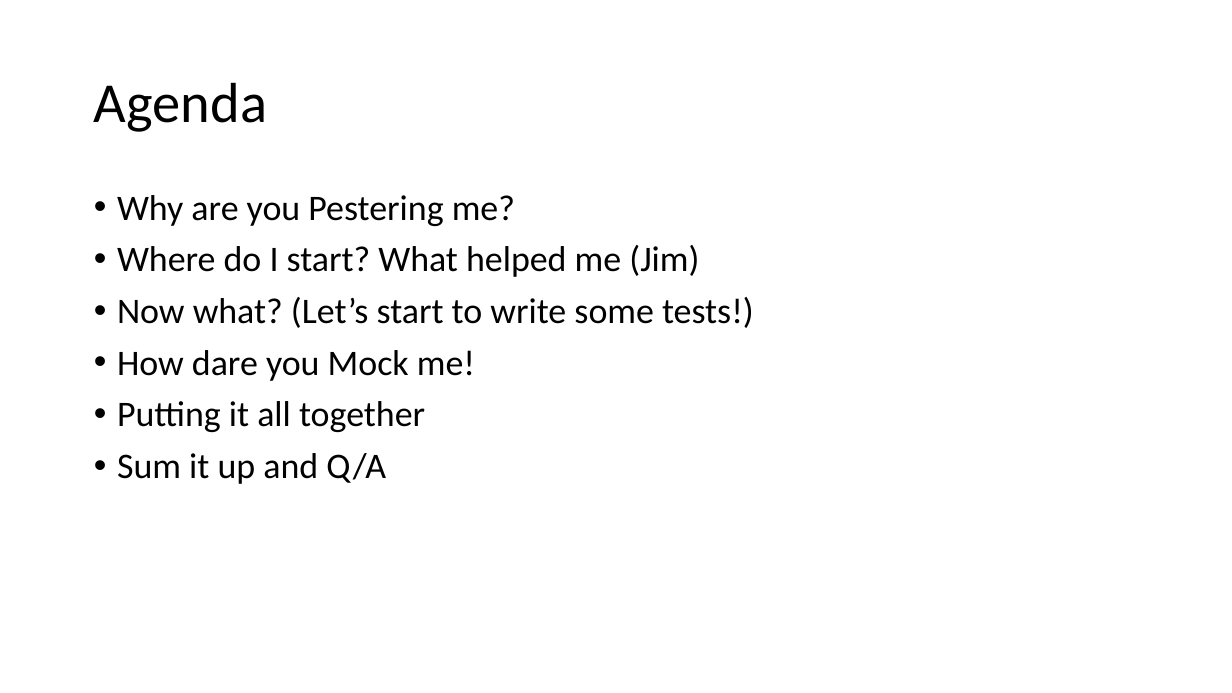
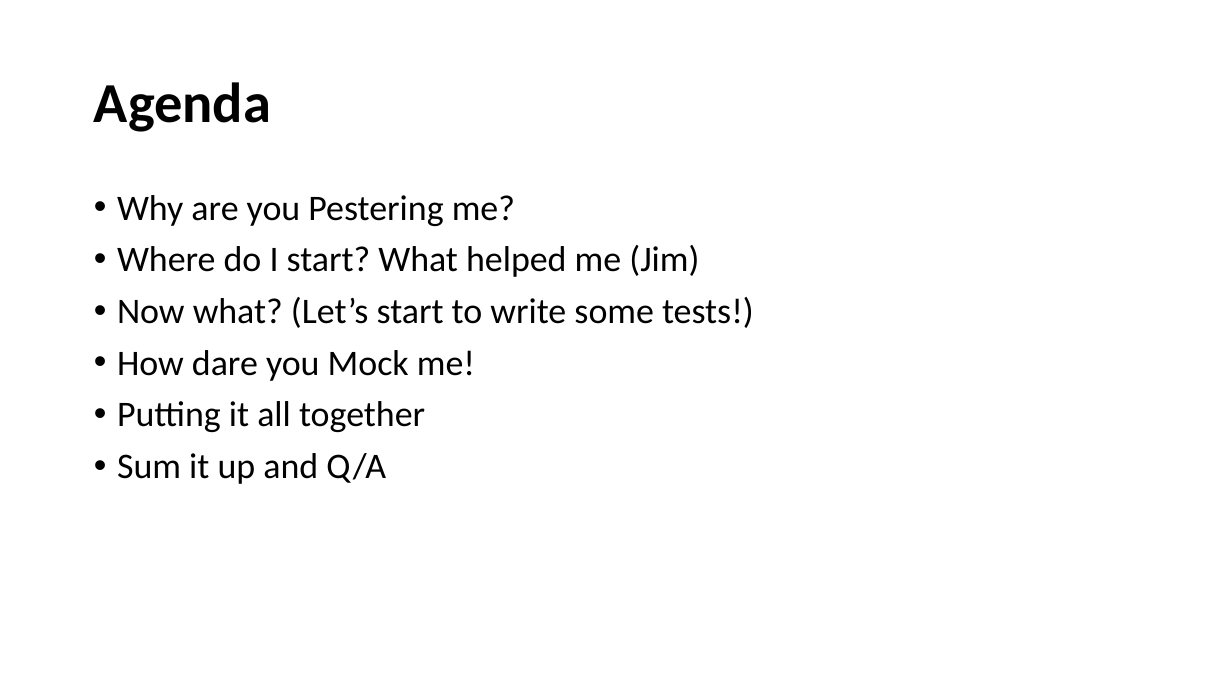
Before and after one commit to rockarruda/PesterSummitSession, a slide deck: slide 2 of Presentation/Summit-Pester.pptx. Drawn at 1232x693 pixels with LibreOffice and Linux fonts; fonts in the diff are those of the drawing; background and template pictures are left out. Boxes give left, top, right and bottom in pixels: in the first picture for what was removed or moved away, otherwise in the second. Text is boxed around its words. In the diff, an @@ line names an element or a change of style, - is before the commit and + after.

```diff
--- a/Presentation/Summit-Pester.pptx
+++ b/Presentation/Summit-Pester.pptx
@@ title "Agenda" at box(94, 82, 271, 132): bold on @@
```
Also in this commit, not shown: 5 other slides changed.
